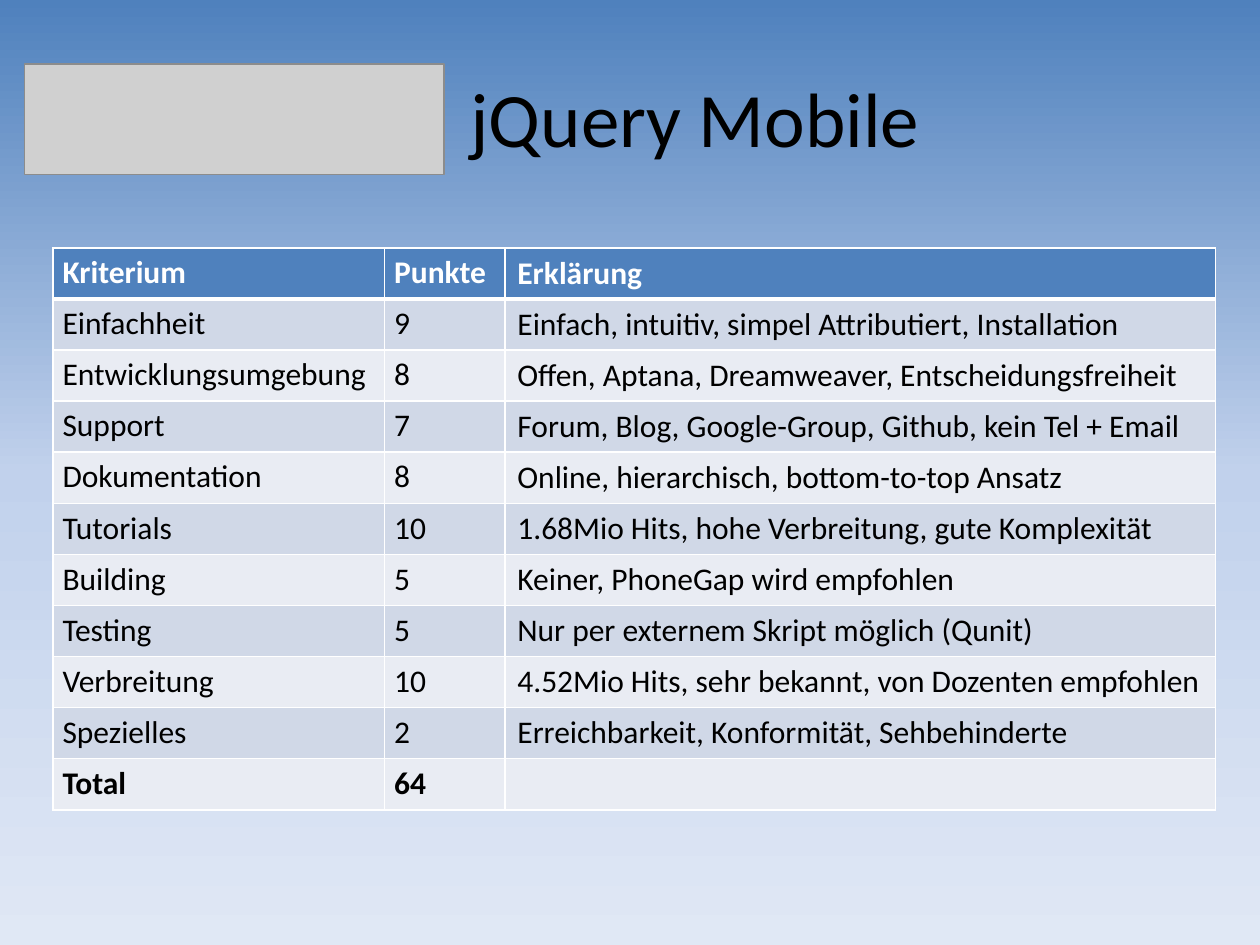
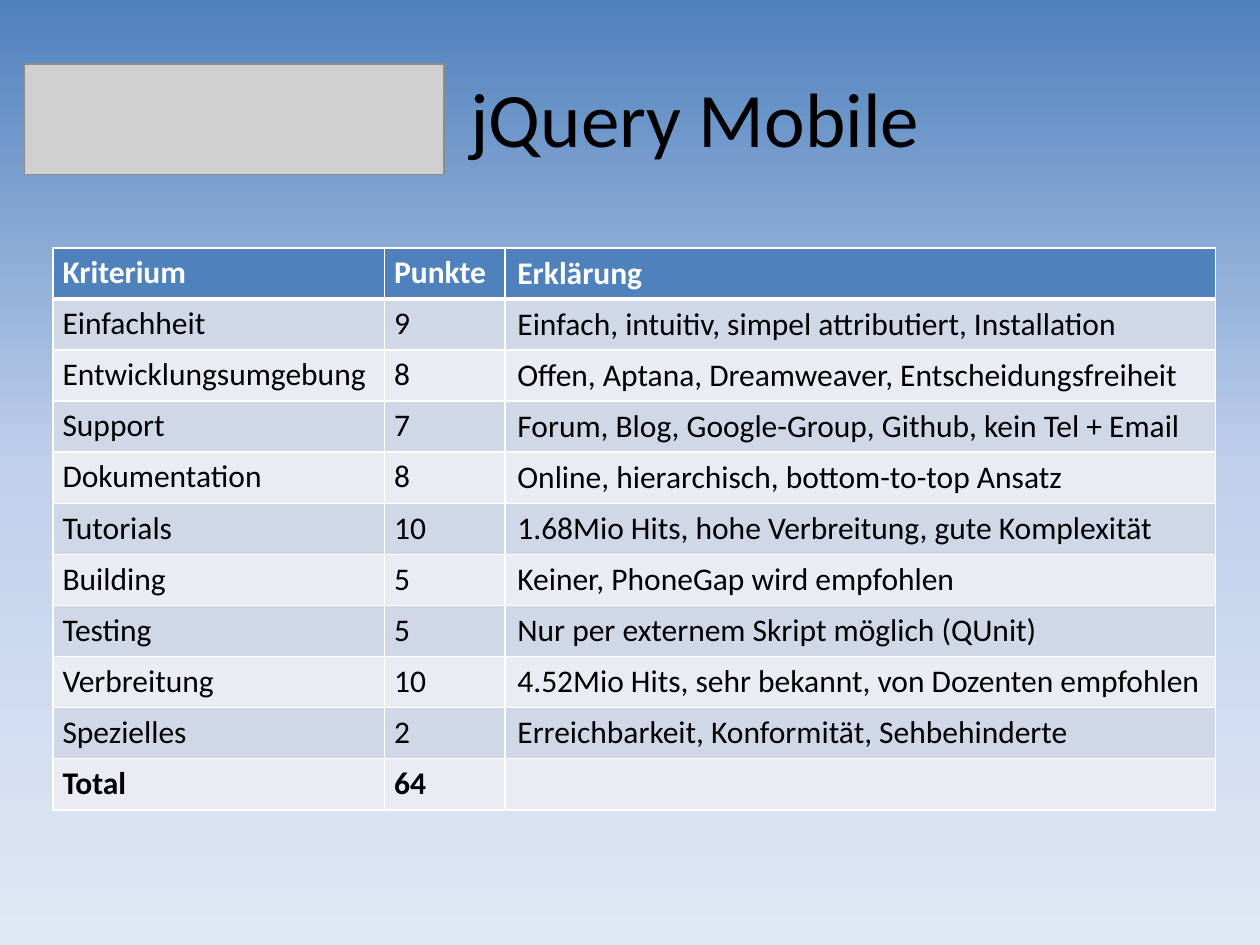
Before and after one commit to mtwords/hand-held, a slide deck: slide 26 of Documents/10_Frameworks_Presentation.pptx (slide 25 before the commit). Drawn at 1260x945 pixels with LibreOffice and Linux fonts; fonts in the diff are those of the drawing; grey boxes stand for pictures. Boxes give left, top, right and bottom in pixels: in the first picture for what was removed or moved away, otherwise in the second. Text is boxed around its words. In the diff, an @@ line names an element or a change of style, - is before the commit and + after.

Commit message:
presentation finished

```diff
--- a/Documents/10_Frameworks_Presentation.pptx
+++ b/Documents/10_Frameworks_Presentation.pptx
@@ table at bbox=[53, 248, 1215, 810] @@
-row 2, column 3: Einfach, intuitiv, simpel Attributiert, Installation
+row 2, column 3: Einfach, intuitiv, simpel attributiert, Installation
-row 8, column 3: Nur per externem Skript möglich (Qunit)
+row 8, column 3: Nur per externem Skript möglich (QUnit)
```
Also in this commit, not shown: 6 other slides changed, 13 slides added, 1 slide removed.
